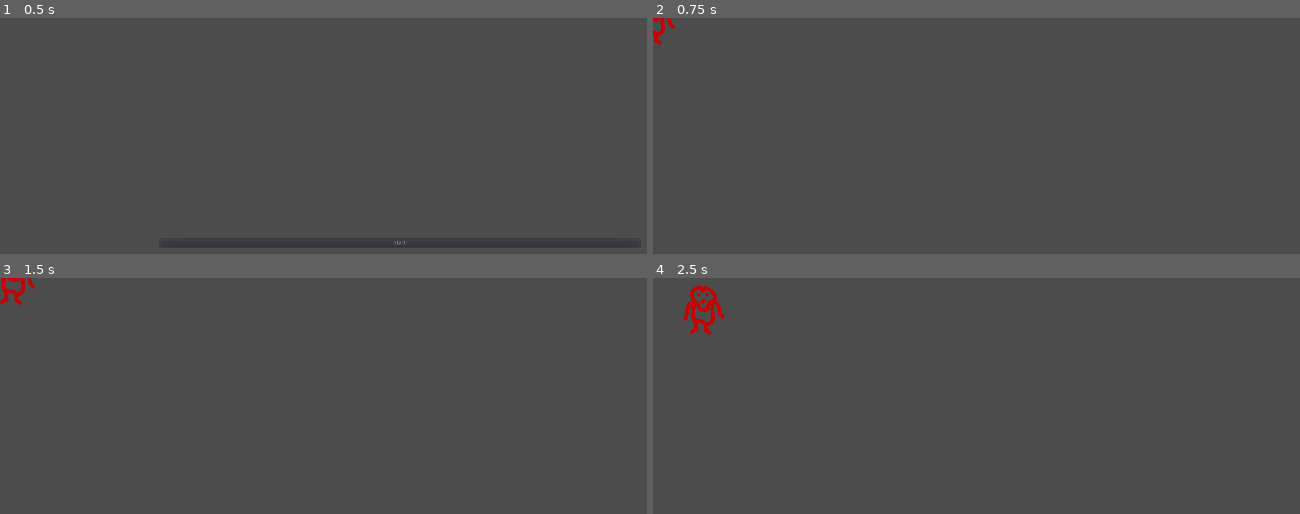
Above: before the commit, frames 1-4 (two rows, left to right).
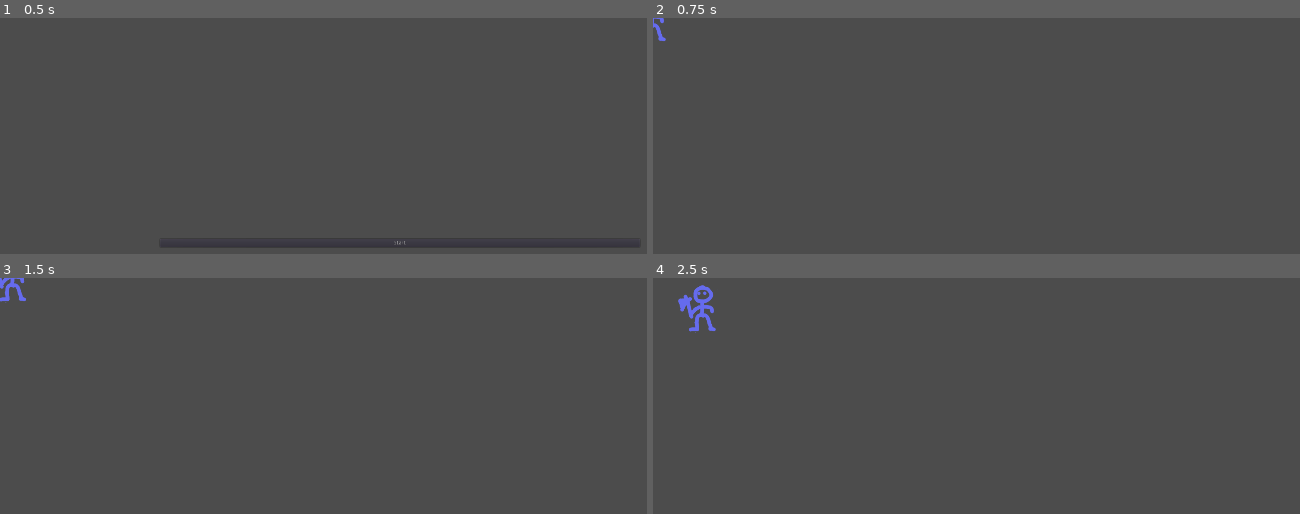
Above: after the commit, the same moments.

Repository: MartiniMoe/zombieswarm
Game: Godot game, scene res://menu/Menu.tscn
Same seed, same stepped clock (60 frames per second), same inputs: the game is played once before the commit and once after it.
Inputs:
- Up to frame 1 (0.5 s): no input
- Up to frame 2 (0.75 s): click "Start" at 0.5 s
- Up to frame 3 (1.5 s): tap Enter at 1.25 s; hold Right (walk_right) from 1.28 s (still down)
- Up to frame 4 (2.5 s): release Right (walk_right) at 2.03 s; hold Down (walk_down) from 2.03 s (still down)

Frame 1 is identical in both runs. In frame 2, 0.2% of the frame differs, in the area x 0-4%, y 0-12%; in frame 3, 0.4%; in frame 4, 0.8%, in the area x 3-12%, y 2-25%.

Commit message:
add player sprite

Diff:
--- a/godot_project/player/Player.tscn
+++ b/godot_project/player/Player.tscn
@@ -1,7 +1,7 @@
 [gd_scene load_steps=4 format=2]
 
 [ext_resource path="res://player/Player.gd" type="Script" id=1]
-[ext_resource path="res://zombies/zombie-down.png" type="Texture" id=2]
+[ext_resource path="res://player/player-down.png" type="Texture" id=2]
 
 [sub_resource type="CapsuleShape2D" id=1]
 
@@ -9,7 +9,7 @@
 radius = 40.0
 height = 35.0
 
-[node name="Player" type="KinematicBody2D"]
+[node name="Player" type="KinematicBody2D" index="0"]
 
 input_pickable = false
 collision_layer = 1
Not shown, added: godot_project/player/player-down.png.import
Not shown, added: godot_project/player/player-left.png.import
Not shown, added: godot_project/player/player-right.png.import
Not shown, added: godot_project/player/player-up.png.import
Not shown, added: .gitignore
